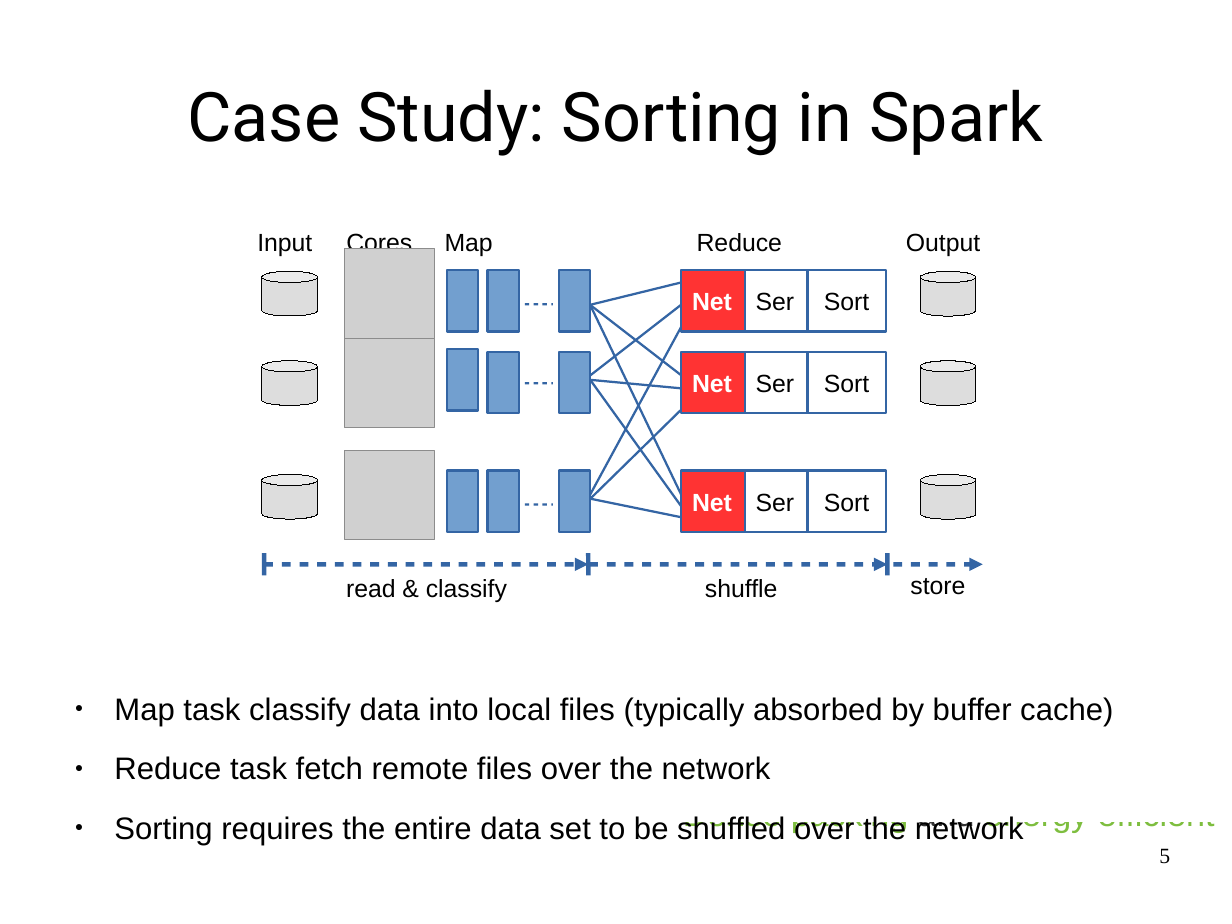
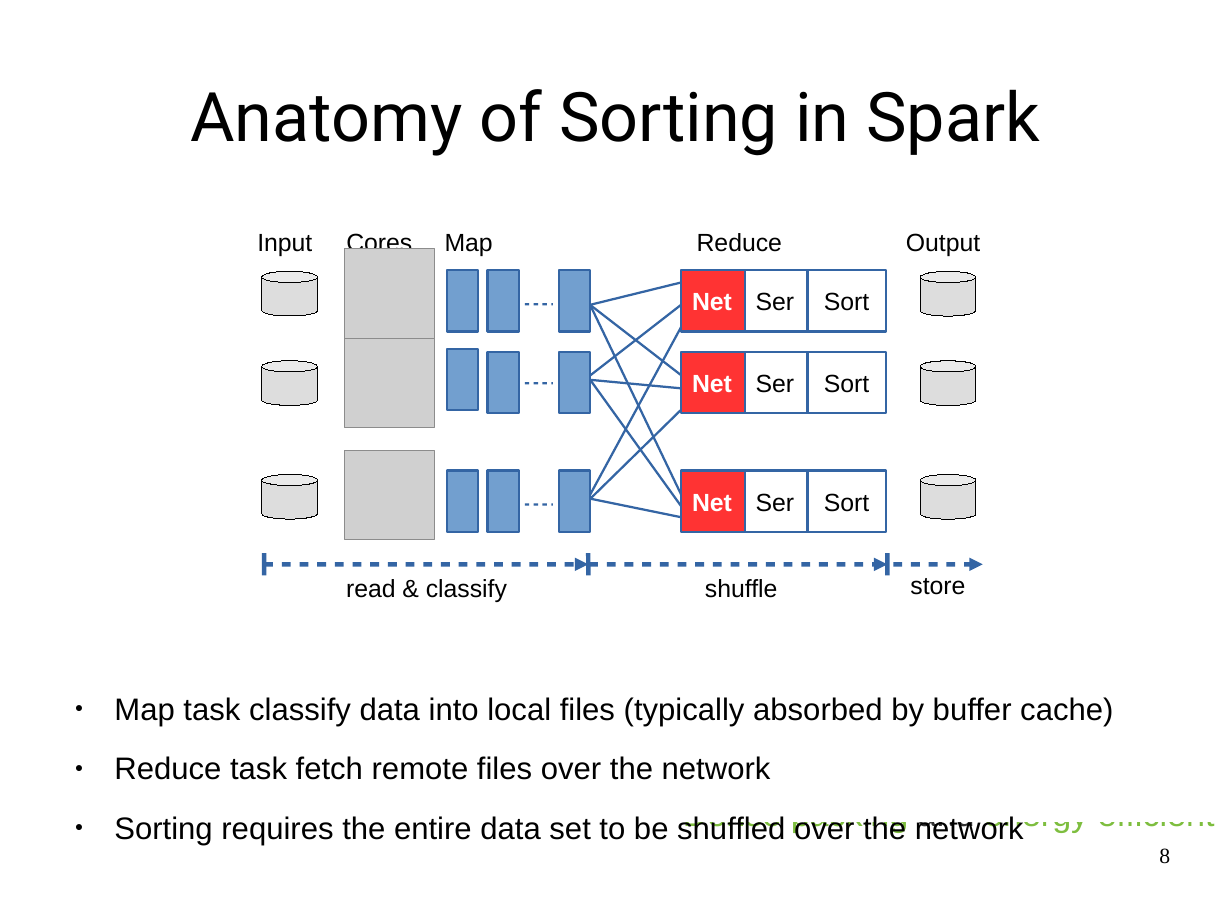
Before and after one commit to huangyibo/spark-summit-17, a slide deck: slide 8 of crail-spark-summit.odp (slide 5 before the commit). Drawn at 1232x924 pixels with LibreOffice and Linux fonts; fonts in the diff are those of the drawing; grey boxes stand for pictures. Boxes give left, top, right and bottom in pixels: in the first picture for what was removed or moved away, otherwise in the second. Text is boxed around its words. In the diff, an @@ line names an element or a change of style, - is before the commit and + after.

Commit message:
spark

```diff
--- a/crail-spark-summit.odp
+++ b/crail-spark-summit.odp
@@ title at (x1=190, y1=89, x2=1040, y2=156): text changed @@
-Case Study: Sorting in Spark
+Anatomy of Sorting in Spark
@@ page number at (x1=1159, y1=848, x2=1170, y2=864): text changed @@
-5
+8
```
Also in this commit, not shown: 2 other slides changed, 4 slides added, 1 slide removed.
